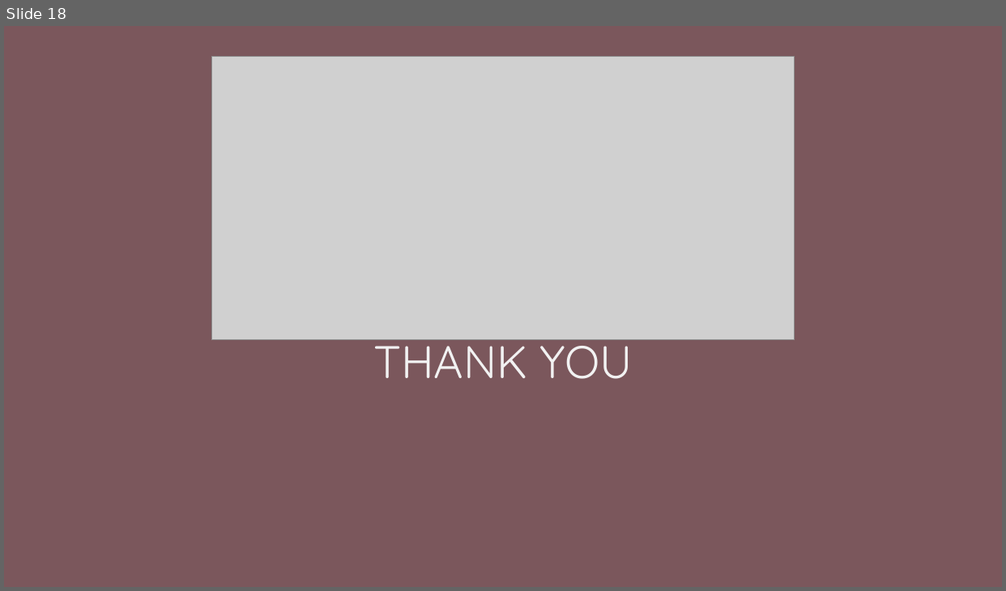
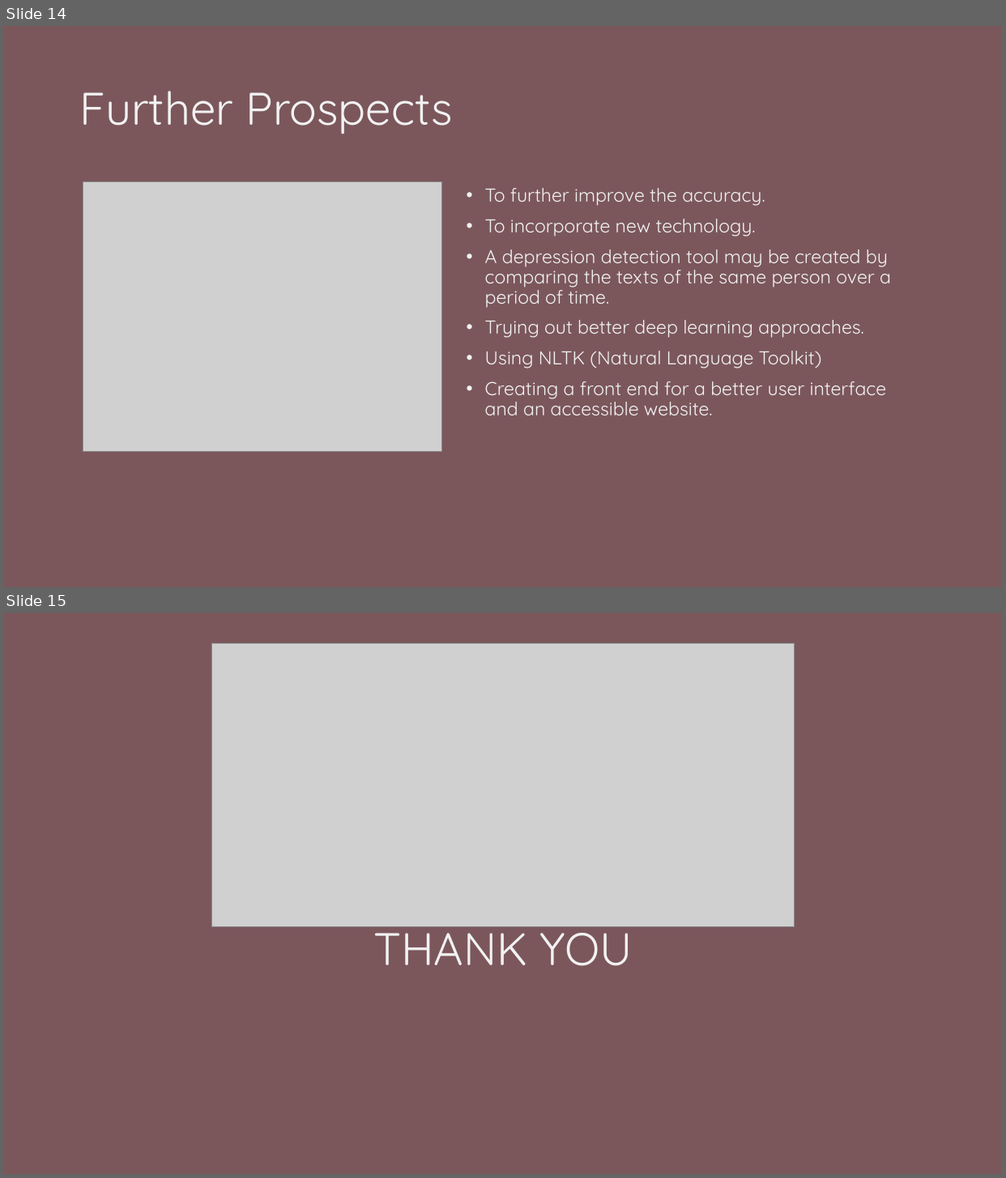
Before and after one commit to Manjari-99/Personality-Detection-From-Text, a slide deck: Personality Detection From Text.pptx. Shown one above the other, each under a label of ours: slide 18 before the commit, slides 14 and 15 after it. The pictures are 1006x591 and 1006x1178 pixels, drawn with LibreOffice and Linux fonts; fonts in the diff are those of the drawing; grey boxes stand for pictures. Boxes give left, top, right and bottom in pixels: in the first picture for what was removed or moved away, otherwise in the second. Text is boxed around its words. In the diff, an @@ line names an element or a change of style, - is before the commit and + after.

```diff
--- a/Personality Detection From Text.pptx
+++ b/Personality Detection From Text.pptx
@@ slide 14 added at box(4, 26, 1002, 587), background #7B575C @@
@@ title added at box(80, 91, 453, 134), 44 pt, text #F2F2F2 @@
+Further Prospects
@@ picture added at box(83, 182, 442, 451) @@
@@ text added at box(485, 188, 891, 416), 18 pt, text #F2F2F2 @@
+• To further improve the accuracy.
+• To incorporate new technology.
+• A depression detection tool may be created by comparing the texts of the same person over a period of time.
+• Trying out better deep learning approaches.
+• Using NLTK (Natural Language Toolkit)
+• Creating a front end for a better user interface and an accessible website.
@@ what was slide 18 is now slide 15 @@
```
Also in this commit, not shown: 4 slides changed, 4 slides removed, 1 other file.
